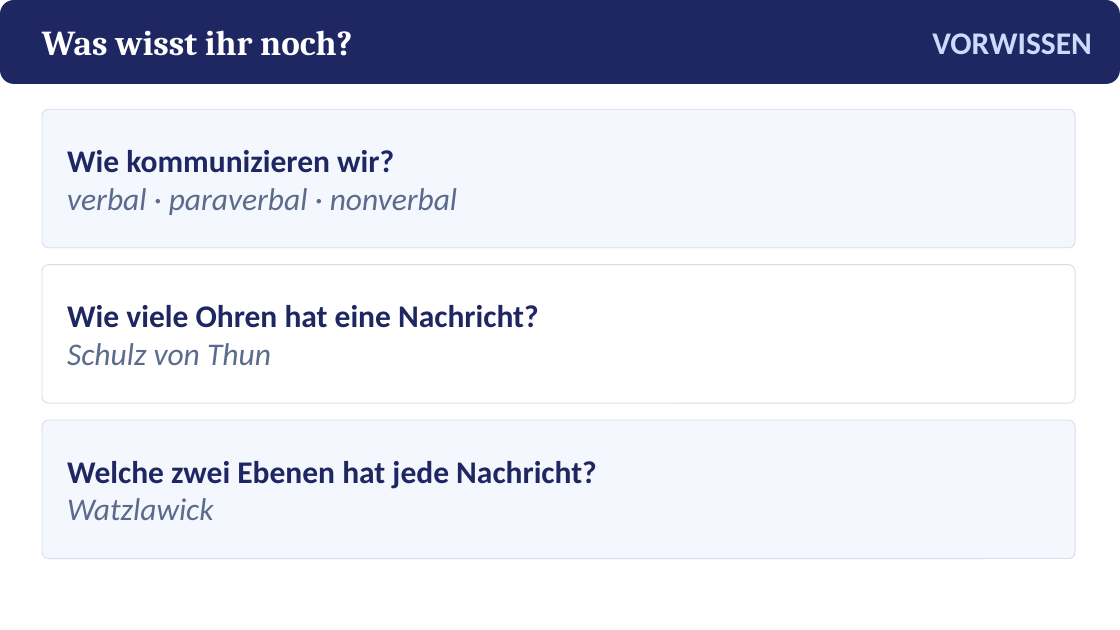
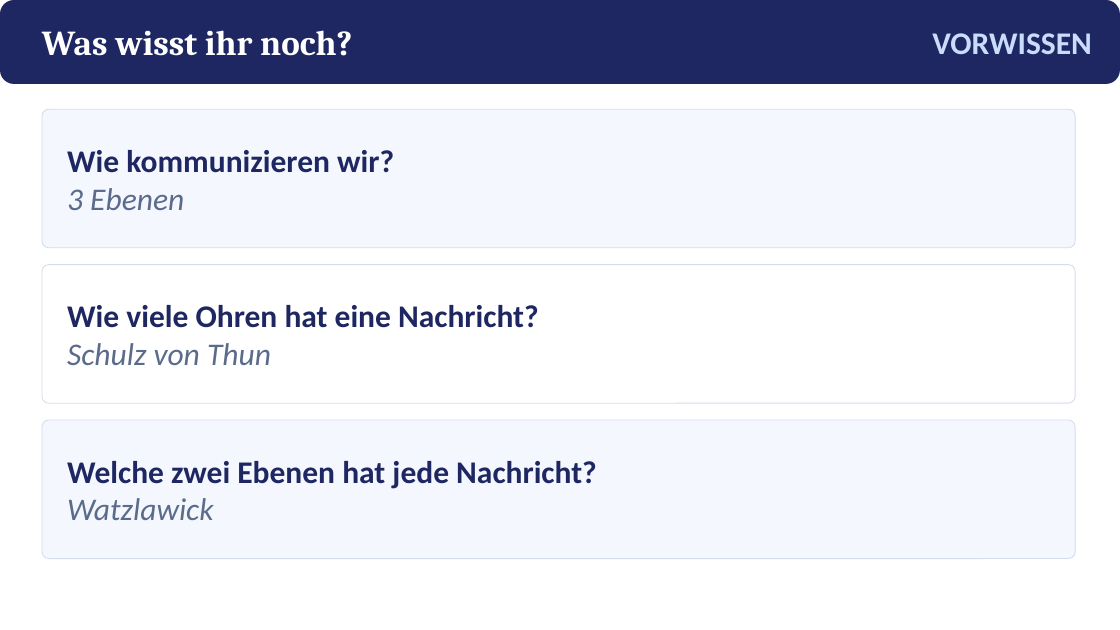
Before and after one commit to golzkonstantin-gif/Schule, a slide deck: slide 7 of Deutsch_11/Kafka_Appell/Praesentation_Kafkas_Appell.pptx. Drawn at 1120x630 pixels with LibreOffice and Linux fonts; fonts in the diff are those of the drawing. Boxes give left, top, right and bottom in pixels: in the first picture for what was removed or moved away, otherwise in the second. Text is boxed around its words. In the diff, an @@ line names an element or a change of style, - is before the commit and + after.

```diff
--- a/Deutsch_11/Kafka_Appell/Praesentation_Kafkas_Appell.pptx
+++ b/Deutsch_11/Kafka_Appell/Praesentation_Kafkas_Appell.pptx
@@ text at (67, 188, 184, 210): text changed @@
-verbal · paraverbal · nonverbal
+3 Ebenen
```
Also in this commit, not shown: 2 other slides changed, 3 slides added, 1 slide removed, 8 other files.
